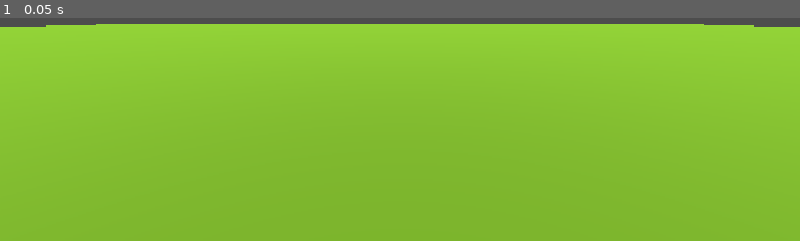
Above: before the commit, frame 1.
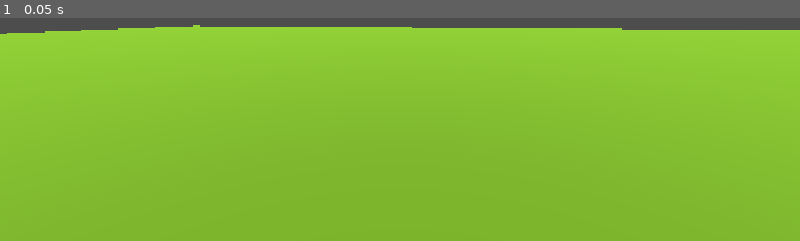
Above: after the commit, the same moment.

Repository: flatweb/gamejam4photo
Game: Godot game, scene res://root.tscn
Same seed, same stepped clock (60 frames per second), same inputs: the game is played once before the commit and once after it.
Inputs:
- Up to frame 1 (0.05 s): no input

The runs differ from the first frame. In frame 1, 1.9% of the frame differs, in the area x 0-100%, y 2-8%.

Commit message:
position aléatoire joueur, repère temporaire

Diff:
--- /dev/null
+++ b/espace_jeu.gd
@@ -0,0 +1,21 @@
+extends Node3D
+
+const MARGEPOS = 10
+
+# Called when the node enters the scene tree for the first time.
+func _ready() -> void:
+	# Repositionnement aléatoire du joueur dans l'Area3D
+	var asize = $Area3D/MeshInstance3D.mesh.size
+	var randposx = randi_range(-asize.x/2+MARGEPOS, asize.y/2-MARGEPOS)
+	var randposy = randi_range(-asize.x/2+MARGEPOS, asize.y/2-MARGEPOS)
+	$Joueur.position = $Area3D/MeshInstance3D.position + Vector3(randposx, 0, randposy)
+	$Joueur.rotation = Vector3(0,randf_range(0,PI),0)
+
+	#FIXME : il faut maintenant gérer les collisions avec le décor
+
+	pass # Replace with function body.
+
+
+# Called every frame. 'delta' is the elapsed time since the previous frame.
+func _process(delta: float) -> void:
+	pass
--- a/espace_jeu.tscn
+++ b/espace_jeu.tscn
@@ -1,5 +1,6 @@
 [gd_scene format=3 uid="uid://1r33p33prgmc"]
 
+[ext_resource type="Script" uid="uid://dwpg8fk75ly23" path="res://espace_jeu.gd" id="1_luu0b"]
 [ext_resource type="PackedScene" uid="uid://bhf03lo0trtd5" path="res://joueur.tscn" id="1_r28ko"]
 
 [sub_resource type="Environment" id="Environment_vpl4w"]
@@ -14,7 +15,22 @@
 
 [sub_resource type="WorldBoundaryShape3D" id="WorldBoundaryShape3D_vpl4w"]
 
+[sub_resource type="StandardMaterial3D" id="StandardMaterial3D_s3qqy"]
+albedo_color = Color(0.76538, 0.40572, 0.23725268, 1)
+
+[sub_resource type="CylinderMesh" id="CylinderMesh_luu0b"]
+material = SubResource("StandardMaterial3D_s3qqy")
+
+[sub_resource type="StandardMaterial3D" id="StandardMaterial3D_82gh3"]
+albedo_color = Color(0.61789775, 0.8382271, 0.4935825, 1)
+
+[sub_resource type="SphereMesh" id="SphereMesh_b8o0u"]
+material = SubResource("StandardMaterial3D_82gh3")
+radius = 2.0
+height = 4.0
+
 [node name="EspaceJeu" type="Node3D" unique_id=1443061437]
+script = ExtResource("1_luu0b")
 
 [node name="WorldEnvironment" type="WorldEnvironment" parent="." unique_id=1991594267]
 environment = SubResource("Environment_vpl4w")
@@ -31,3 +47,13 @@
 
 [node name="DirectionalLight3D" type="DirectionalLight3D" parent="." unique_id=301571981]
 transform = Transform3D(1, 0, 0, 0, -4.3711385e-08, 0.99999994, 0, -0.99999994, -4.3711385e-08, 0, 10, 0)
+
+[node name="Repere" type="Node3D" parent="." unique_id=1906026339]
+
+[node name="TroncTemp" type="MeshInstance3D" parent="Repere" unique_id=2086779646]
+transform = Transform3D(1, 0, 0, 0, 1, 0, 0, 0, 1, -3.5389948, 1.0472088, 5.817424)
+mesh = SubResource("CylinderMesh_luu0b")
+
+[node name="FeuillageTemp" type="MeshInstance3D" parent="Repere" unique_id=900419612]
+transform = Transform3D(1, 0, 0, 0, 1, 0, 0, 0, 1, -3.6089325, 3.8506174, 5.8252935)
+mesh = SubResource("SphereMesh_b8o0u")
Not shown, added: espace_jeu.gd.uid
